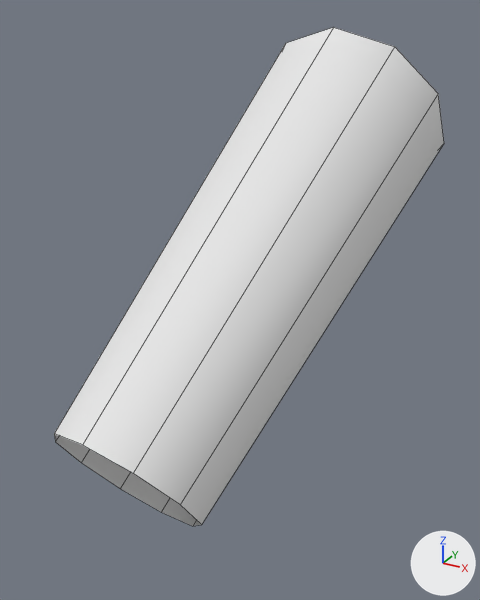
One commit to the FBX model unity/Assets/Art/Models/Risu_Limb2L.fbx: the scene before it, then after it.
Camera for both pictures: a 50 mm camera at (0.637, -1.804, 0.261) aimed at (-0.055, -0.547, -0.368). The lights are fixed; the arrows at lower right show +X, +Y and +Z. The first picture is the older version. Mesh edges are drawn as thin lines. Where no turn or scale is listed for an object, it has been applied to the vertices.

The first picture shows 'Risu_Limb2L'.
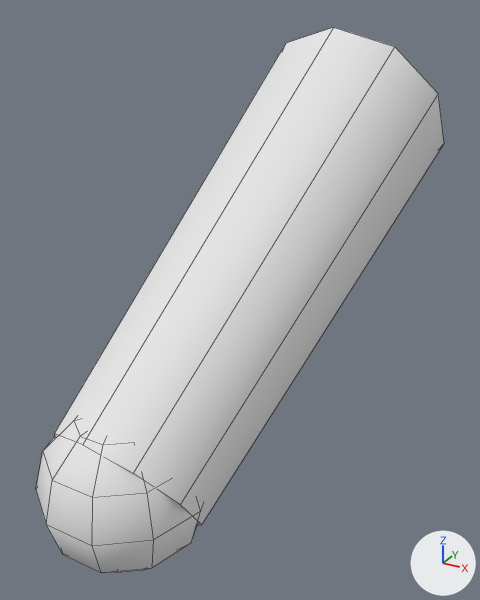
The change, as a diff of the scene's bpy script:
```diff
--- a/unity/Assets/Art/Models/Risu_Limb2L.fbx.py
+++ b/unity/Assets/Art/Models/Risu_Limb2L.fbx.py
@@ me_risu_limb2l @@
 # used by ob_risu_limb2l; location = (0.0, 0.0, 0.0)
-me_risu_limb2l.from_pydata(...)  # 20 vertices, 10 faces; spans x -0.273..0.251, y -1.049..0.142, z -0.78..0.217
+me_risu_limb2l.from_pydata(...)  # 72 vertices, 70 faces; spans x -0.28..0.251, y -1.121..0.142, z -0.81..0.217
+# me_risu_limb2l part 1: a new loose piece, a UV sphere (10 segments, 6 rings, poles along z) spanning x -0.28..0.08, y -1.121..-0.779, z -0.81..-0.45, in mat_vertexcolor (white #e7e7e7)
 me_risu_limb2l.materials.append(mat_vertexcolor)
```

Boxes (x1, y1, x2, y2) around the edits, measured in the pictures (480 x 600 px):
'Risu_Limb2L', reshaped (9% taller)
    before: (54, 27, 444, 526)
    after: (36, 27, 444, 573)
part 1 of me_risu_limb2l, added
    after: (36, 419, 202, 573)
